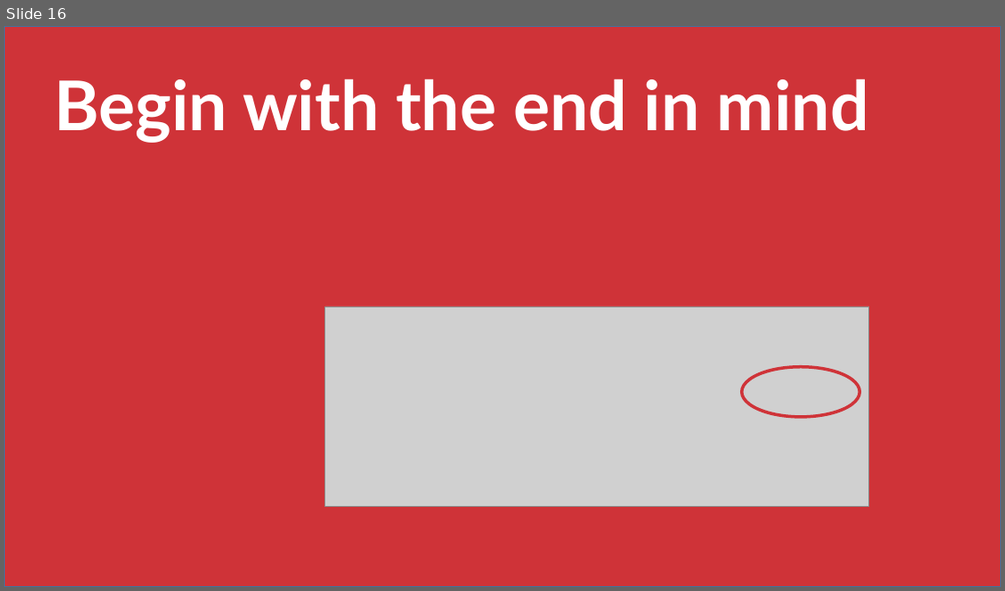
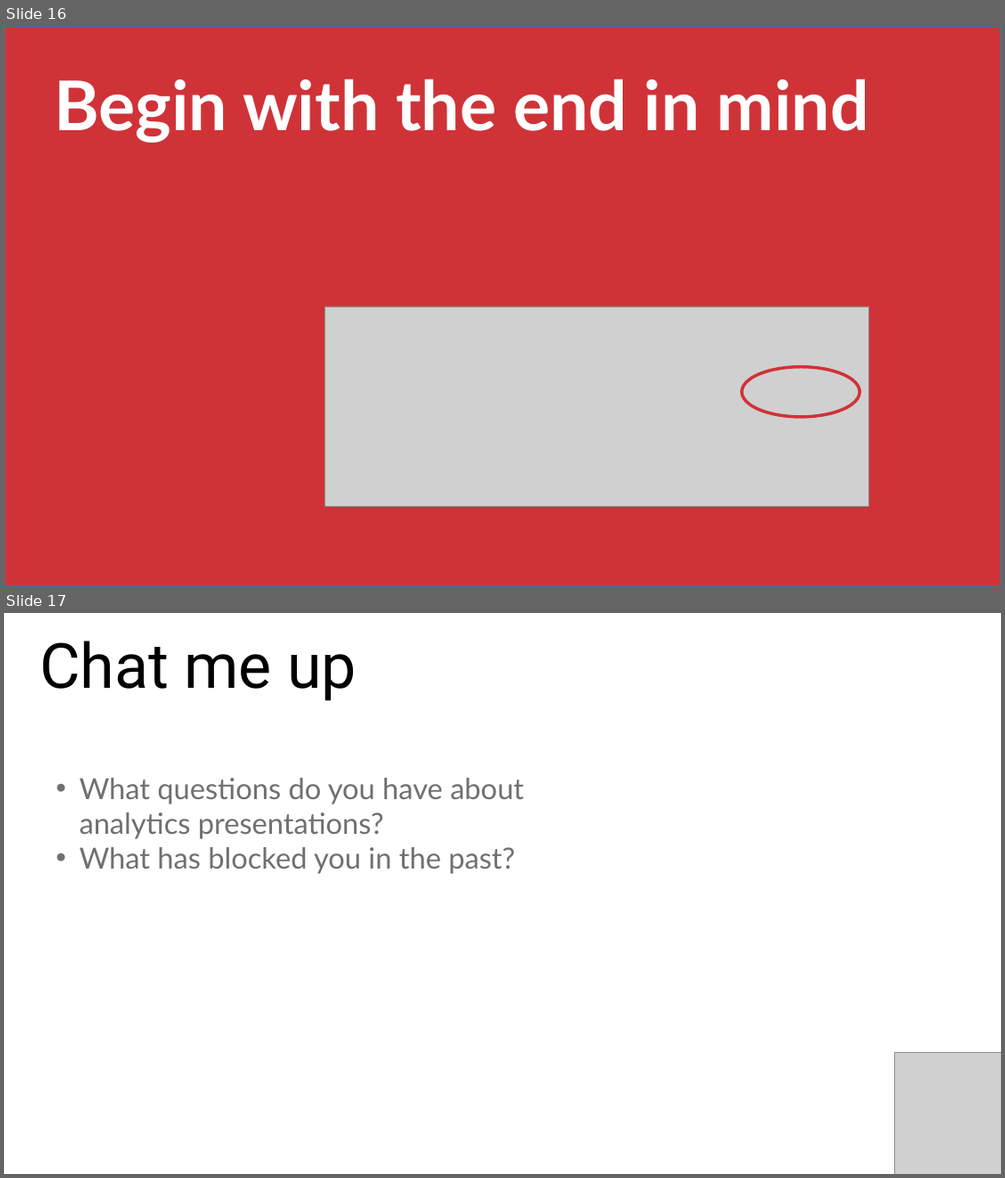
Before and after one commit to stringfestdata/aina-foundations-of-analytics, a slide deck: aina-foundations-of-analytics.pptx. Shown one above the other, each under a label of ours: slide 16 before the commit, slides 16 and 17 after it. The pictures are 1005x591 and 1005x1178 pixels, drawn with LibreOffice and Linux fonts; fonts in the diff are those of the drawing; grey boxes stand for pictures. Boxes give left, top, right and bottom in pixels: in the first picture for what was removed or moved away, otherwise in the second. Text is boxed around its words. In the diff, an @@ line names an element or a change of style, - is before the commit and + after.

```diff
--- a/aina-foundations-of-analytics.pptx
+++ b/aina-foundations-of-analytics.pptx
@@ slide 17 added at (x1=4, y1=613, x2=1001, y2=1174), background #FFFFFF @@
@@ text added at (x1=40, y1=641, x2=356, y2=701), 60 pt, text #000000 @@
+Chat me up
@@ text added at (x1=80, y1=778, x2=524, y2=874), 28 pt, text #707070 @@
+• What questions do you have about analytics presentations?
+• What has blocked you in the past?
@@ picture added at (x1=895, y1=1052, x2=1001, y2=1174) @@
```
Also in this commit, not shown: 9 slides changed, 3 other slides added, 2 other files.
